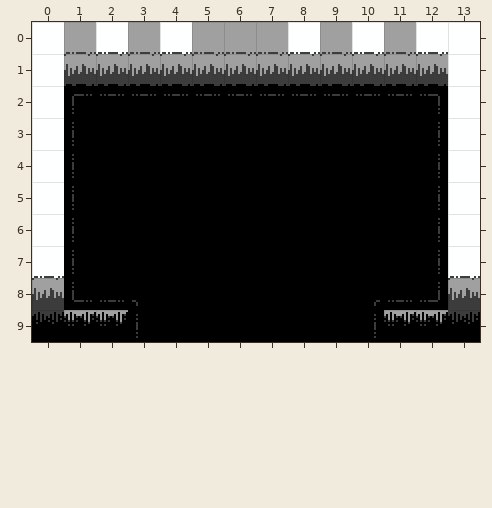
Tiled map, stored at art/rooms/GrassyTest_Standard_S.tmx. The picture above was drawn from the file before the commit.
Cells are 16x16 px. Shown: x 0..13, y 0..9. Tiles whose own drawing changed are shown in their newer look in all pictures.
After:
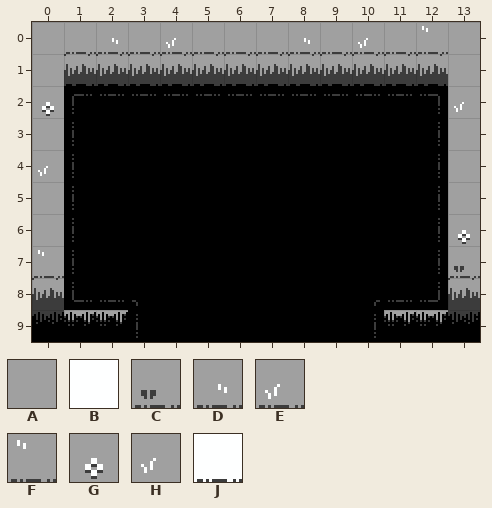
Key: from "MapTiles": A 2 "map", B 3 "map", C 18 "map", D 19 "map", E 20 "map", F 21 "map", G 22 "map", H 23 "map", J 24 "map".
_ is an empty cell, . an unchanged one.
Diff:
--- layer "Tile Layer 1"
@@ x 0..13 @@
- 0 B.J.J...J.J.JB
- 1 B............B
- 2 B............B
- 3 B............B
- 4 B............B
- 5 B............B
- 6 B............B
- 7 J............J
+ 0 A.D.E...D.E.FA
+ 1 A............A
+ 2 G............H
+ 3 A............A
+ 4 H............A
+ 5 A............A
+ 6 A............G
+ 7 F............C
Where, in picture pixels (left, top, right, bottom), the same in both pictures:
changed: (32, 22, 64, 278)
changed: (96, 22, 128, 54)
changed: (160, 22, 192, 54)
changed: (288, 22, 320, 54)
changed: (352, 22, 384, 54)
changed: (416, 22, 480, 278)
